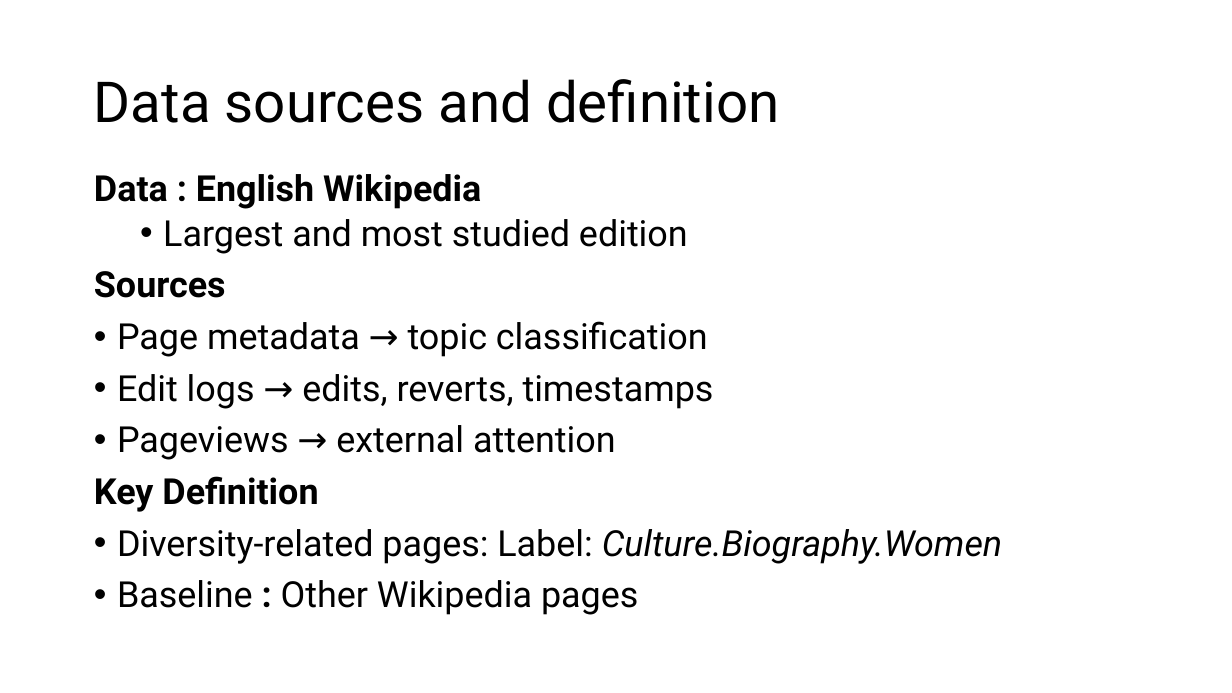
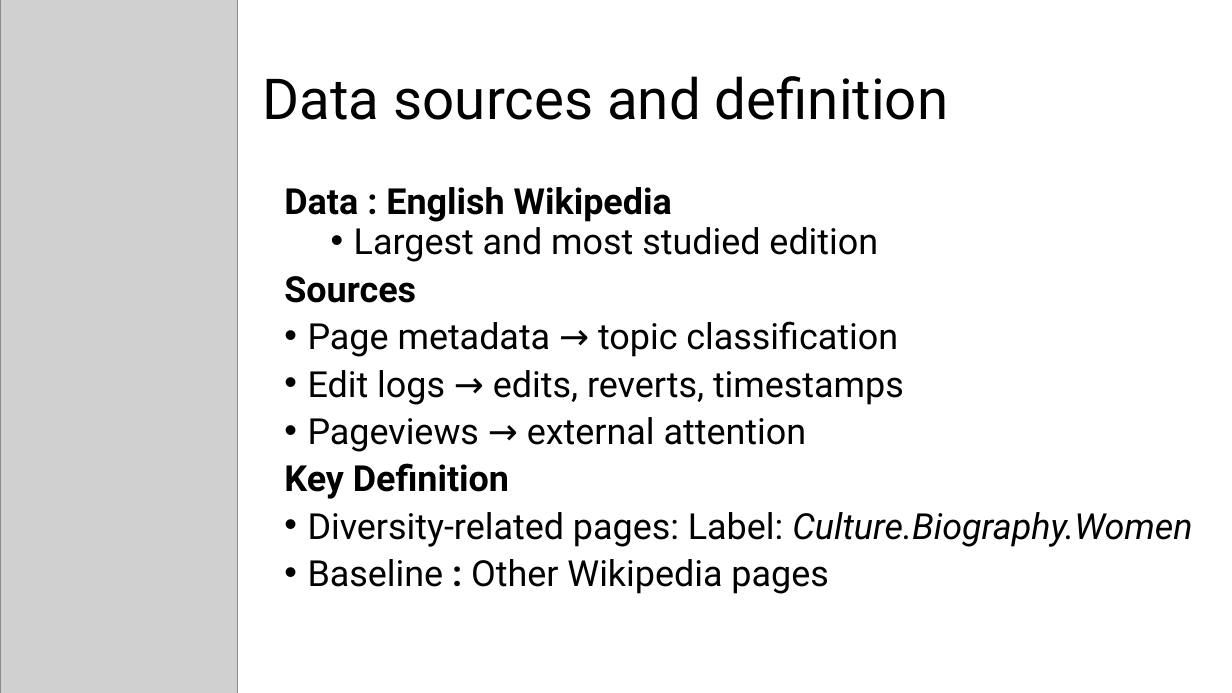
Before and after one commit to anjuyamada/wiki-assignment, a slide deck: slide 7 of Presentation Slide.pptx (slide 6 before the commit). Drawn at 1232x693 pixels with LibreOffice and Linux fonts; fonts in the diff are those of the drawing; grey boxes stand for pictures. Boxes give left, top, right and bottom in pixels: in the first picture for what was removed or moved away, otherwise in the second. Text is boxed around its words. In the diff, an @@ line names an element or a change of style, - is before the commit and + after.

```diff
--- a/Presentation Slide.pptx
+++ b/Presentation Slide.pptx
@@ picture added at box(0, 0, 238, 693) @@
@@ title "Data sources and definition": place and size @@
-title "Data sources and definition" at box(94, 79, 779, 123)
+title "Data sources and definition" at box(263, 76, 948, 120)
@@ text "Data : English Wikipedia": place and size @@
-text "Data : English Wikipedia" at box(94, 174, 1002, 615)
+text "Data : English Wikipedia" at box(284, 187, 1192, 594)
@@ text "Data : English Wikipedia" at box(284, 187, 1192, 594): line spacing 0.9 to 0.8; vertical alignment top to middle @@
```
Also in this commit, not shown: 11 other slides changed, 8 slides added, 10 other files.
